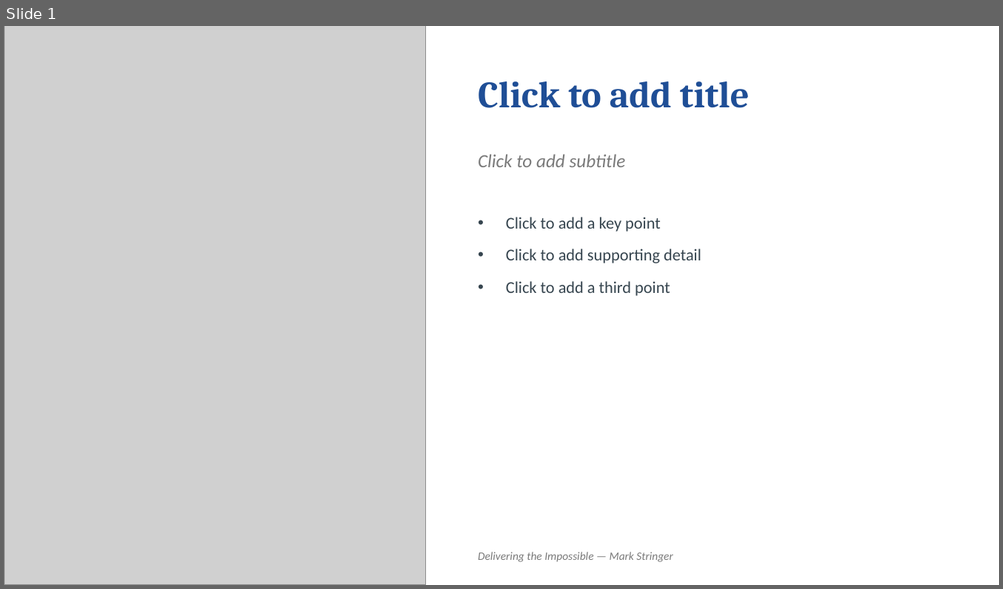
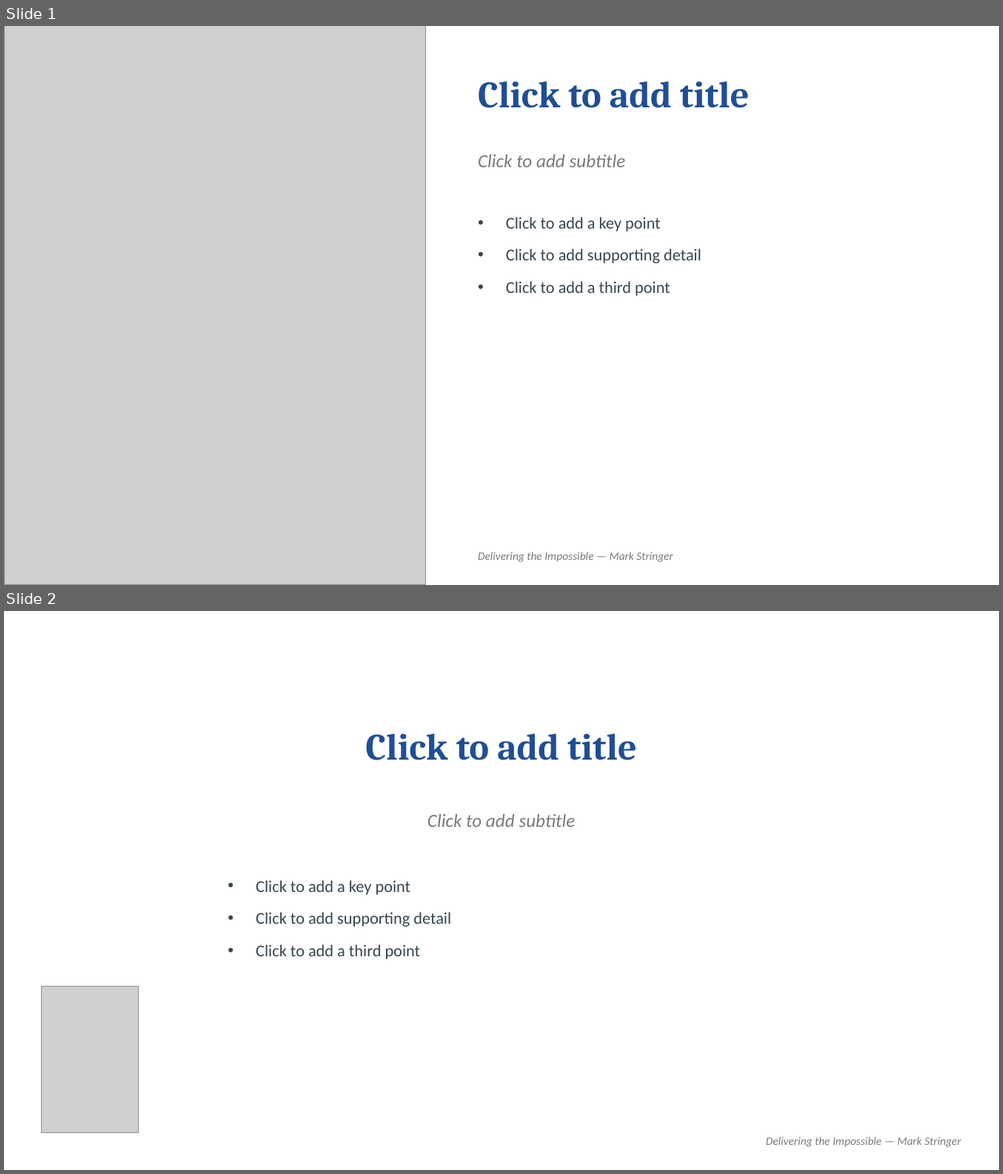
Before and after one commit to MarkStringer/MarketingControlPlane, a slide deck: templates/book-cover-slide-template.pptx. Shown one above the other, each under a label of ours: slide 1 before the commit, slides 1 and 2 after it. The pictures are 1003x589 and 1003x1174 pixels, drawn with LibreOffice and Linux fonts; fonts in the diff are those of the drawing; grey boxes stand for pictures. Boxes give left, top, right and bottom in pixels: in the first picture for what was removed or moved away, otherwise in the second. Text is boxed around its words. In the diff, an @@ line names an element or a change of style, - is before the commit and + after.

```diff
--- a/templates/book-cover-slide-template.pptx
+++ b/templates/book-cover-slide-template.pptx
@@ slide 2 added at (4, 611, 999, 1170), background #FFFFFF @@
@@ text added at (365, 734, 637, 760), 36 pt, text #1F4E96, bold @@
+Click to add title
@@ text added at (427, 814, 575, 827), 18 pt, text #7A7A7A, italic @@
+Click to add subtitle
@@ text added at (256, 880, 451, 960), 16 pt, text #36454F @@
+• Click to add a key point
+• Click to add supporting detail
+• Click to add a third point
@@ picture added at (41, 986, 138, 1133) @@
@@ text added at (765, 1137, 960, 1147), 11 pt, text #7A7A7A, italic @@
+Delivering the Impossible — Mark Stringer
```
